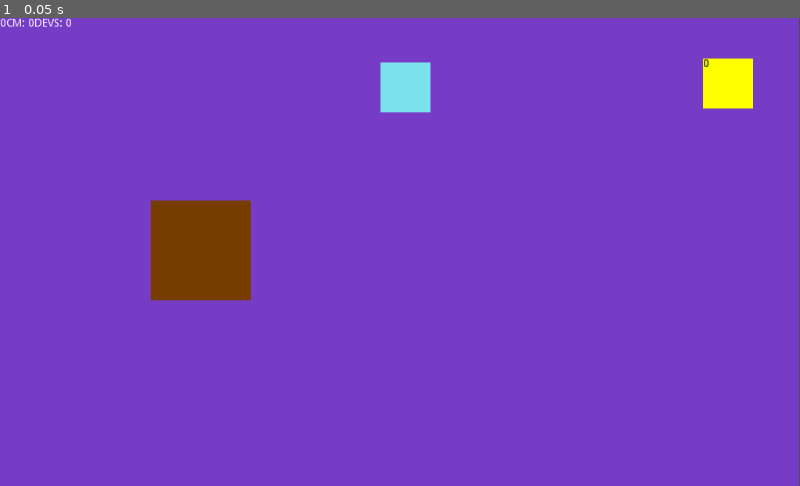
Above: before the commit, frame 1.
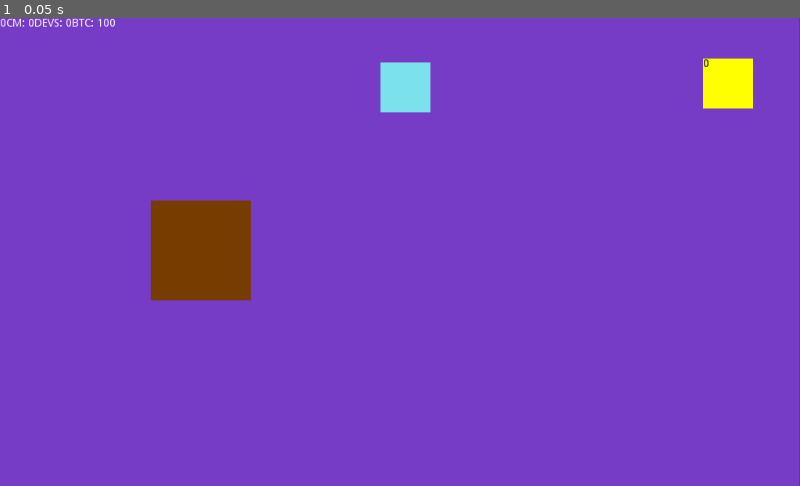
Above: after the commit, the same moment.

Repository: nea89o/LDJam46
Game: Godot game, scene res://MainScene.tscn
The game is run twice, just before and just after one commit, with the same random seed, the same clock (stepped at 60 frames per second) and the same inputs.
Inputs:
- Up to frame 1 (0.05 s): no input

The runs differ from the first frame. In frame 1, less than 0.1% of the frame differs, in the area x 9-15%, y 0-2%.

Commit message:
Mehr Variablen und Programmierer Logic

Diff:
--- a/main_scene/Label.gd
+++ b/main_scene/Label.gd
@@ -1,4 +1,5 @@
 extends Label
 
 func _process(delta):
-	text = str(SaveState.coffee) + "CM: "+str(SaveState.buildings["intern"])+"DEVS: "+str(SaveState.programmers)
+	text = str(SaveState.coffee) + "CM: "+str(SaveState.buildings["intern"])+\
+		"DEVS: "+str(SaveState.programmers)+"BTC: "+str(SaveState.bitcoin)
--- a/main_scene/hire_button.gd
+++ b/main_scene/hire_button.gd
@@ -1,6 +1,6 @@
 extends ClickableArea
 
 func _click():
-	if SaveState.coffee >= 100:
+	if SaveState.bitcoin >= 100:
 		SaveState.programmers += 1
-		SaveState.coffee -= 100
+		SaveState.bitcoin -= 100
--- a/main_scene/programmers.gd
+++ b/main_scene/programmers.gd
@@ -8,6 +8,8 @@
 		if SaveState.coffee < 0:
 			riot()
 			SaveState.coffee = 0
+		else:
+			SaveState.bitcoin += SaveState.programmers
 	else:
 		riot_cooldown -= 1
 		if riot_cooldown < 0:
--- a/save_state.gd
+++ b/save_state.gd
@@ -7,3 +7,5 @@
 
 var coffee = 0
 var programmers = 0
+var coffee_beans = 1000
+var bitcoin = 100
